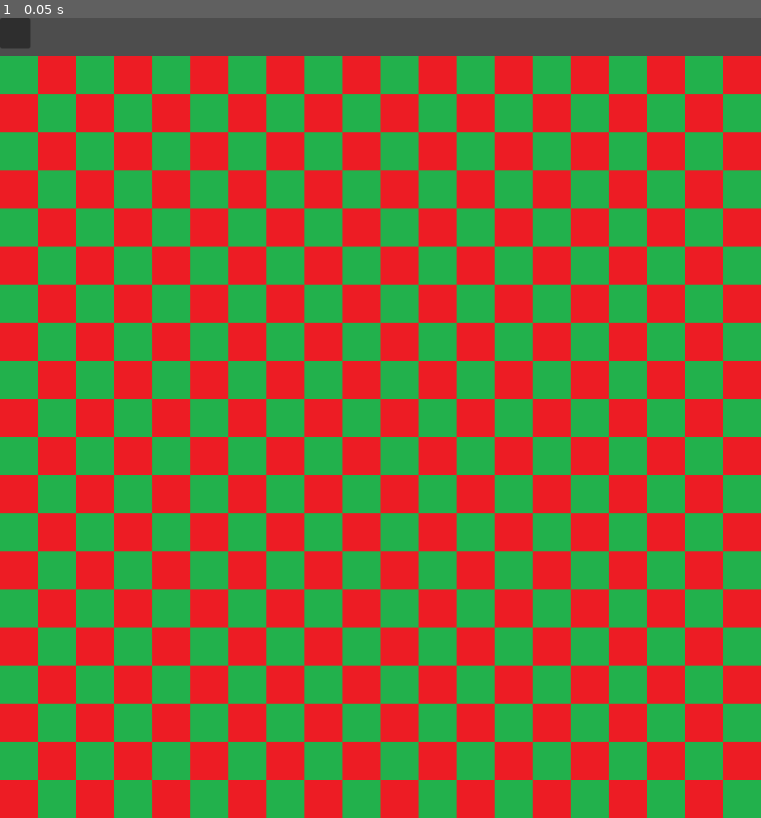
Above: before the commit, frame 1.
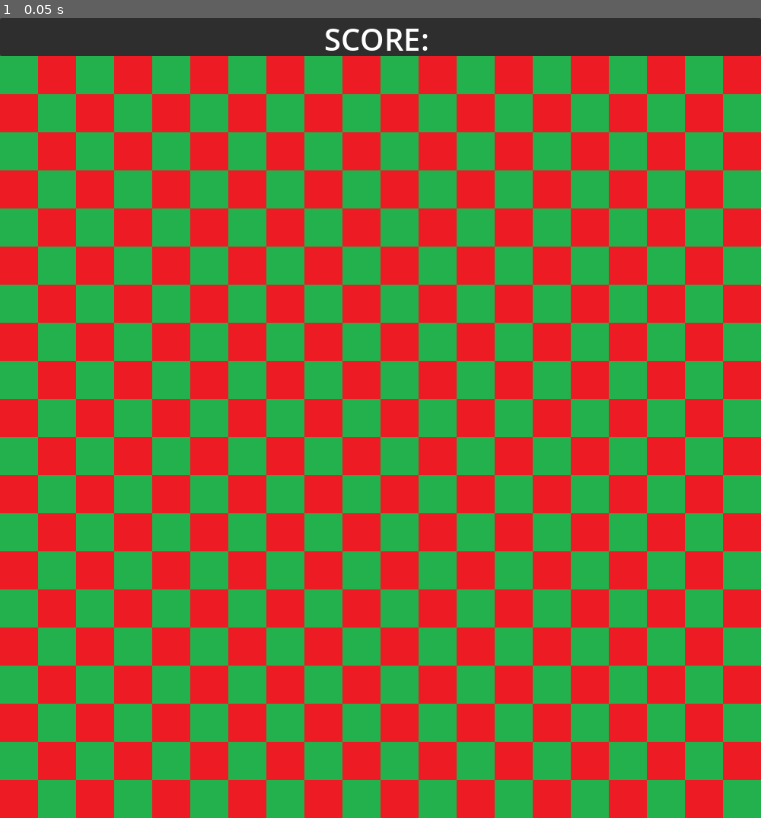
Above: after the commit, the same moment.

Repository: DJdaGOAT1/SnakeGame
Game: Godot game, scene res://scenes/game.tscn
Same seed, same stepped clock (60 frames per second), same inputs: the game is played once before the commit and once after it. The project has no main scene, so this scene is started directly.
Inputs:
- Up to frame 1 (0.05 s): no input

The runs differ from the first frame. In frame 1, 4.6% of the frame differs, in the area x 0-100%, y 0-5%.
Error in both runs: Attempt to call function 'hide' in base 'null instance' on a null instance. (res://scripts/game.gd:38)

Commit message:
forgot to save

Diff:
--- a/scenes/game.tscn
+++ b/scenes/game.tscn
@@ -10,12 +10,16 @@
 position = Vector2(500, 550)
 texture = ExtResource("2_eucd2")
 
-[node name="CanvasLayer" type="CanvasLayer" parent="."]
+[node name="Hud" type="CanvasLayer" parent="."]
 
-[node name="ScorePanel" type="Panel" parent="CanvasLayer"]
-offset_right = 40.0
-offset_bottom = 40.0
+[node name="ScorePanel" type="Panel" parent="Hud"]
+offset_right = 1000.0
+offset_bottom = 50.0
 
-[node name="ScoreLabel" type="Label" parent="CanvasLayer"]
-offset_right = 40.0
-offset_bottom = 23.0
+[node name="ScoreLabel" type="Label" parent="Hud"]
+offset_right = 1000.0
+offset_bottom = 50.0
+theme_override_font_sizes/font_size = 40
+text = "SCORE: "
+horizontal_alignment = 1
+vertical_alignment = 1
